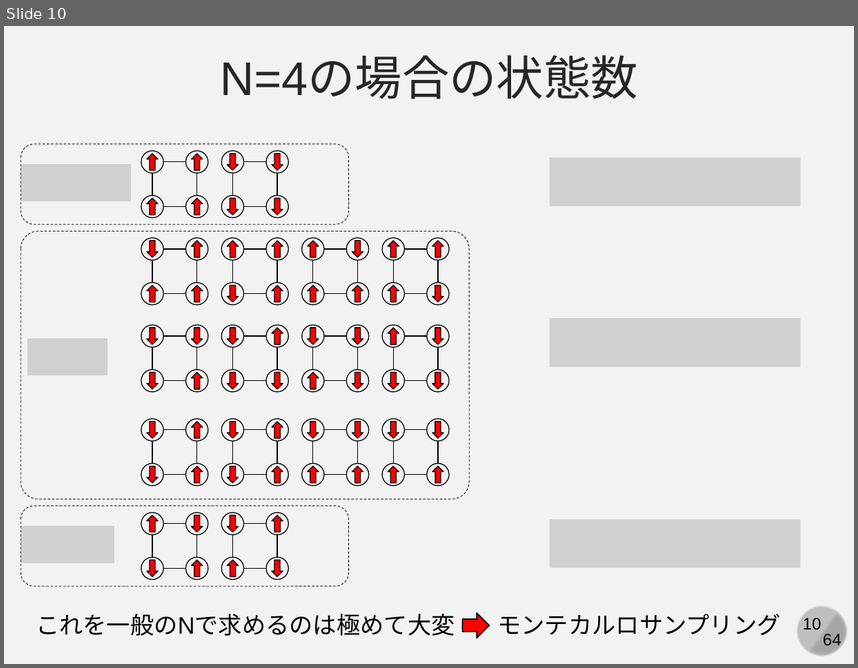
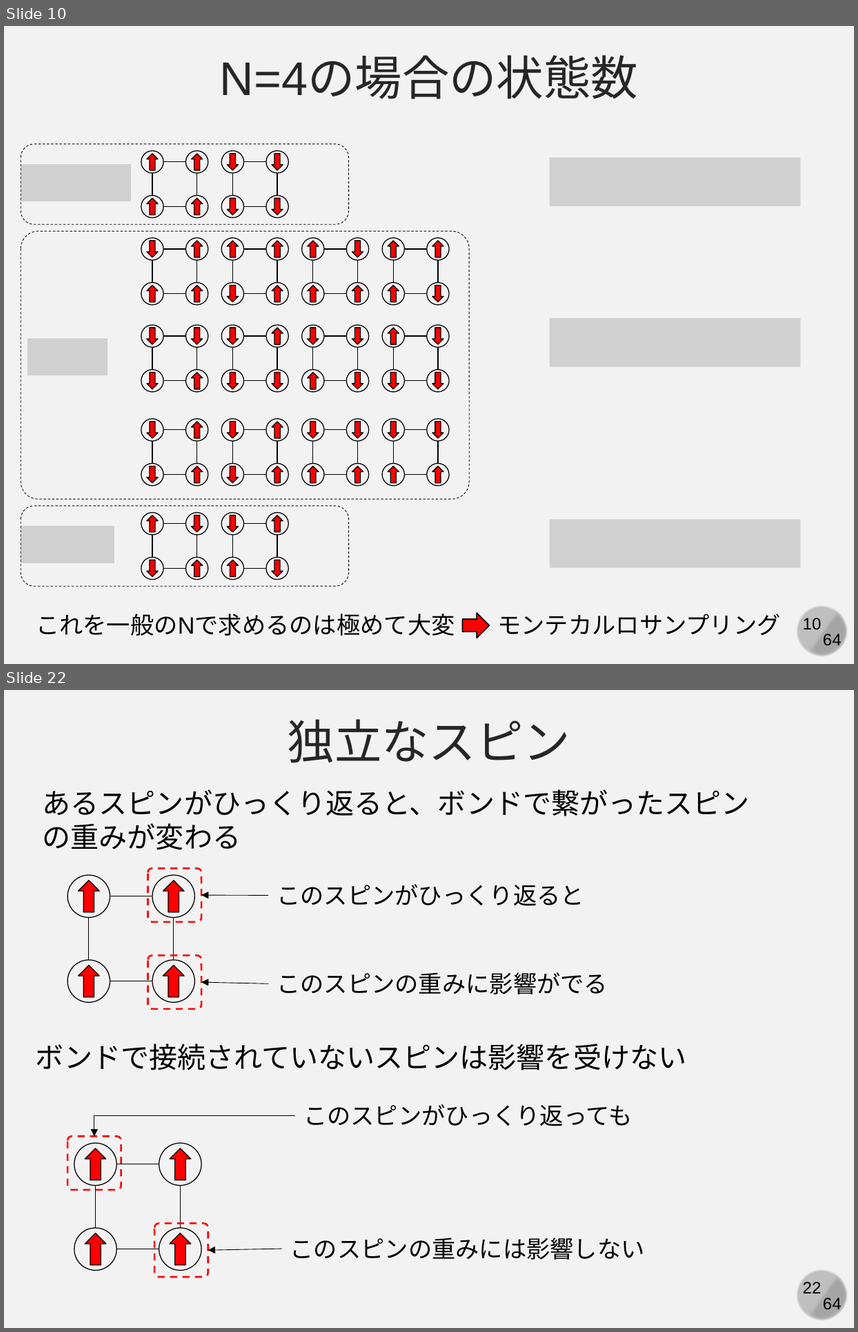
Before and after one commit to kaityo256/simulation_engineering, a slide deck: 04_mc_advanced/simulation04.pptx. Shown one above the other, each under a label of ours: slide 10 before the commit, slides 10 and 22 after it; the slides between them are not shown. The pictures are 858x668 and 858x1332 pixels, drawn with LibreOffice and Linux fonts; fonts in the diff are those of the drawing; grey boxes stand for pictures. Boxes give left, top, right and bottom in pixels: in the first picture for what was removed or moved away, otherwise in the second. Text is boxed around its words. In the diff, an @@ line names an element or a change of style, - is before the commit and + after.

```diff
--- a/04_mc_advanced/simulation04.pptx
+++ b/04_mc_advanced/simulation04.pptx
@@ slide 22 added at bbox=[4, 690, 854, 1328], background #F2F2F2; not listed: 4 template elements that a slide beside it also shows @@
@@ text added at bbox=[288, 719, 570, 763], 40 pt, text #262626 @@
+独立なスピン
@@ text added at bbox=[43, 789, 750, 850], 24 pt, text #000000 @@
+あるスピンがひっくり返ると、ボンドで繋がったスピンの重みが変わる
@@ rounded rectangle added at bbox=[148, 869, 201, 922], outline #FF0000 1.5 pt dashed @@
@@ arrow added from (268, 895) to (201, 895), #000000 0.5 pt @@
@@ text added at bbox=[277, 884, 584, 906], 20 pt, text #000000 @@
+このスピンがひっくり返ると
@@ rounded rectangle added at bbox=[148, 955, 201, 1009], outline #FF0000 1.5 pt dashed @@
@@ text added at bbox=[277, 972, 608, 994], 20 pt, text #000000 @@
+このスピンの重みに影響がでる
@@ group added at bbox=[67, 876, 195, 1002]: 4 ellipses, 4 down arrows, 4 lines @@
@@ arrow added from (268, 983) to (201, 983), #000000 0.5 pt @@
@@ text added at bbox=[36, 1043, 686, 1070], 24 pt, text #000000 @@
+ボンドで接続されていないスピンは影響を受けない
@@ elbow arrow added from (296, 1115) to (94, 1136), #000000 0.5 pt @@
@@ text added at bbox=[303, 1104, 632, 1126], 20 pt, text #000000 @@
+このスピンがひっくり返っても
@@ rounded rectangle added at bbox=[67, 1136, 121, 1190], outline #FF0000 1.5 pt dashed @@
@@ rounded rectangle added at bbox=[154, 1223, 208, 1276], outline #FF0000 1.5 pt dashed @@
@@ group added at bbox=[74, 1142, 201, 1270]: 4 ellipses, 4 down arrows, 4 lines @@
@@ arrow added from (282, 1248) to (208, 1250), #000000 0.5 pt @@
@@ text added at bbox=[290, 1237, 645, 1259], 20 pt, text #000000 @@
+このスピンの重みには影響しない
```
Also in this commit, not shown: 1 slide changed, 14 other slides added.
